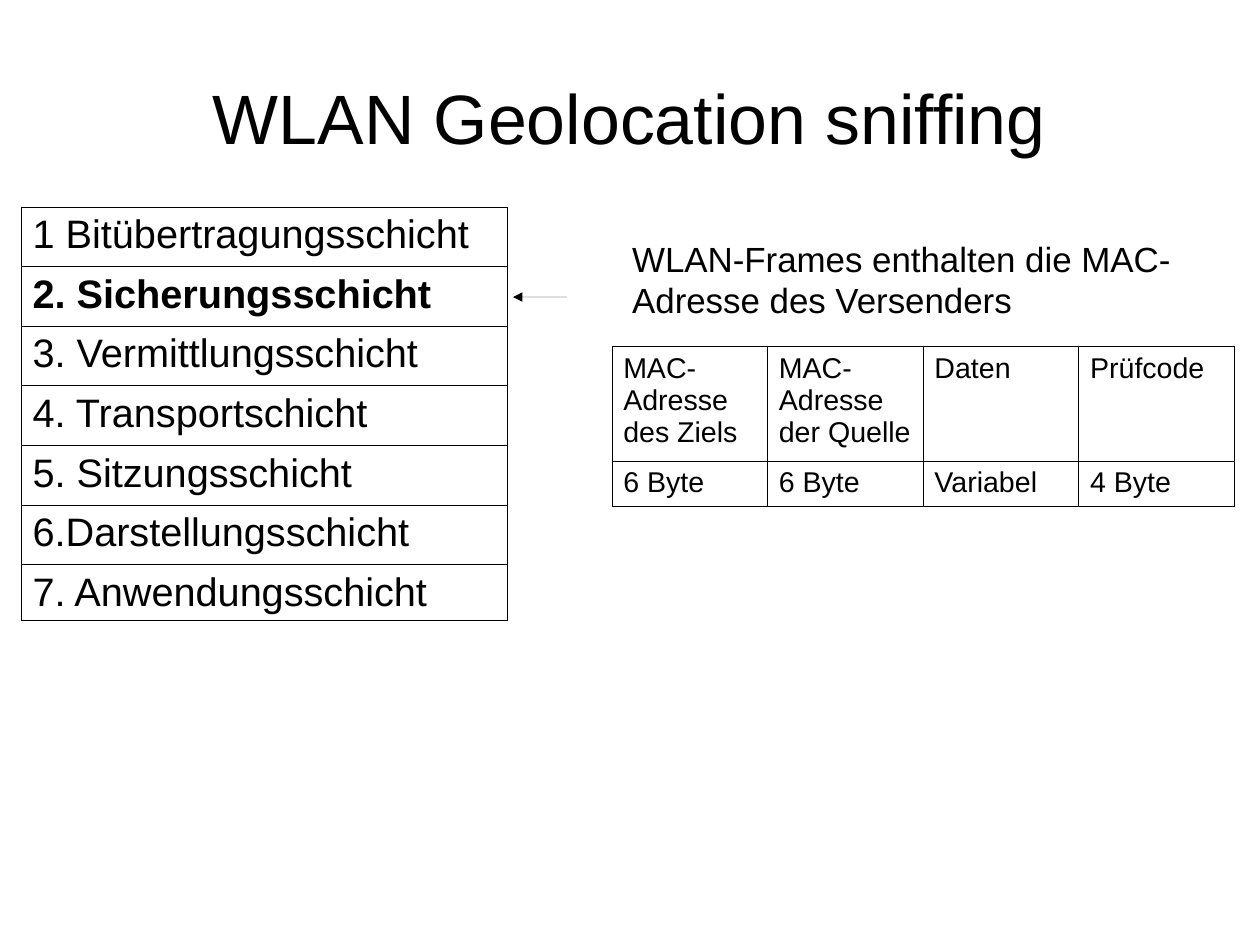
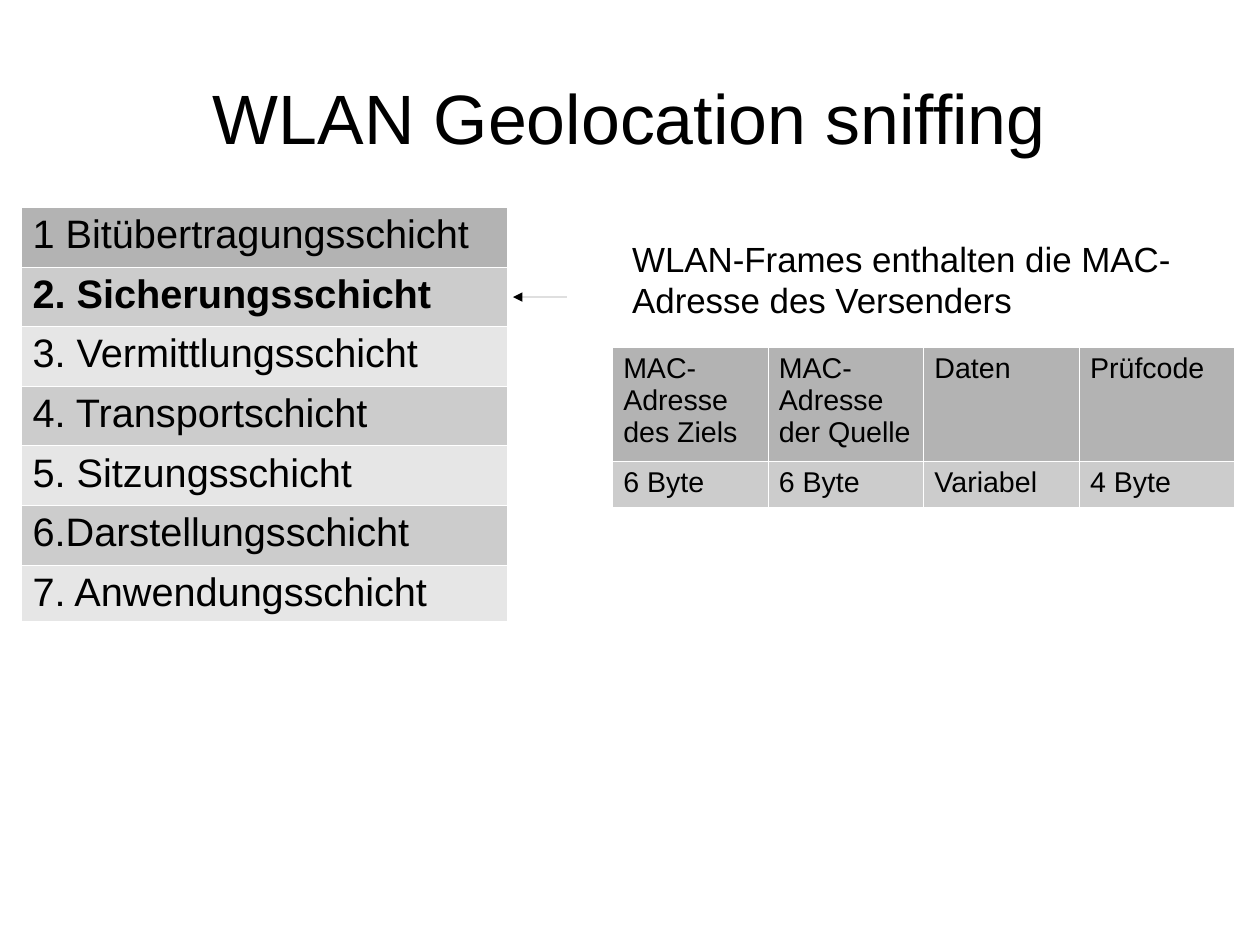
Before and after one commit to Goldwaage/MobileGeolocating, a slide deck: slide 11 of Presentation/4_B_Döringk_Kasper_Ryvkin.odp. Drawn at 1260x945 pixels with LibreOffice and Linux fonts; fonts in the diff are those of the drawing. Boxes give left, top, right and bottom in pixels: in the first picture for what was removed or moved away, otherwise in the second. Text is boxed around its words. In the diff, an @@ line names an element or a change of style, - is before the commit and + after.

```diff
--- a/Presentation/4_B_Döringk_Kasper_Ryvkin.odp
+++ b/Presentation/4_B_Döringk_Kasper_Ryvkin.odp
@@ table at (22,207,508,621) @@
@@ fill none to #B3B3B3 in row 1, column 1 @@
@@ fill none to #CCCCCC in 3 cells @@
@@ fill none to #E6E6E6 in 3 cells @@
@@ borders changed @@
@@ table at (612,346,1234,502) @@
@@ fill none to #B3B3B3 in row 1 @@
@@ fill none to #CCCCCC in row 2 @@
@@ borders changed @@
```
Also in this commit, not shown: 3 other slides changed.
